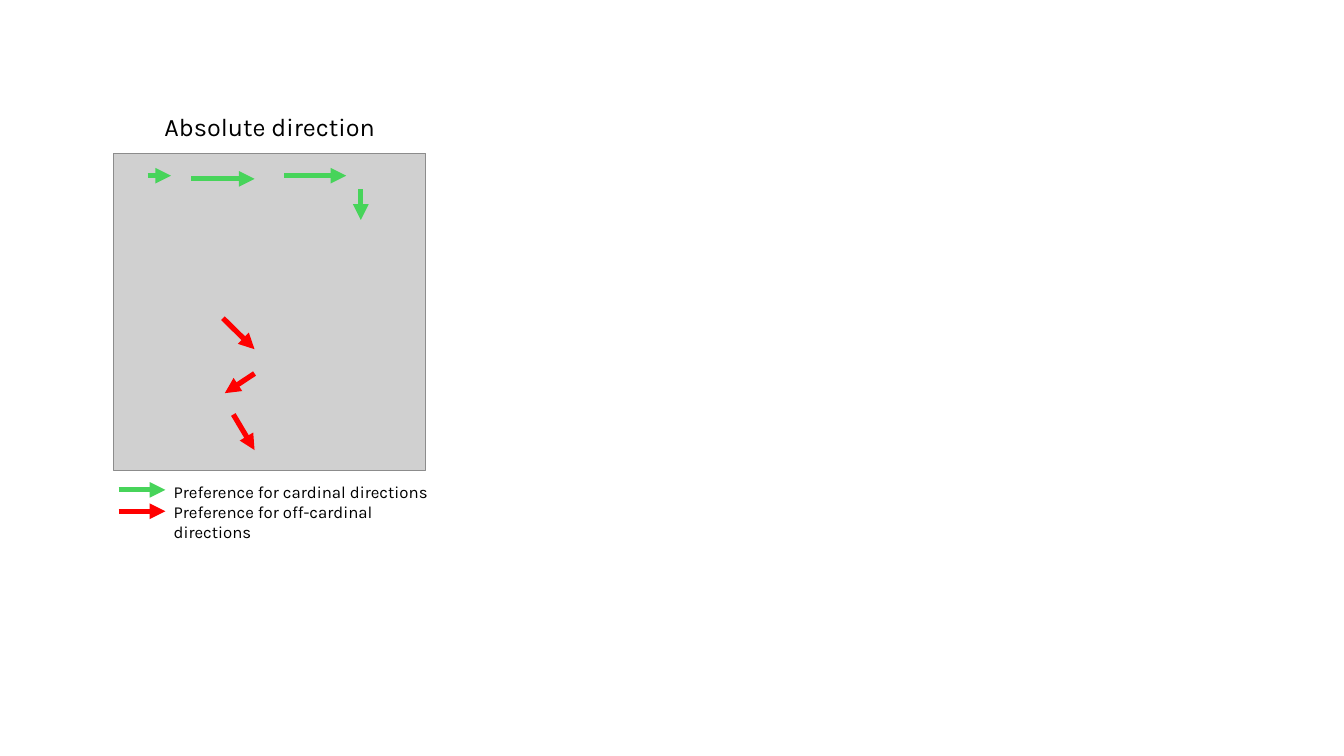
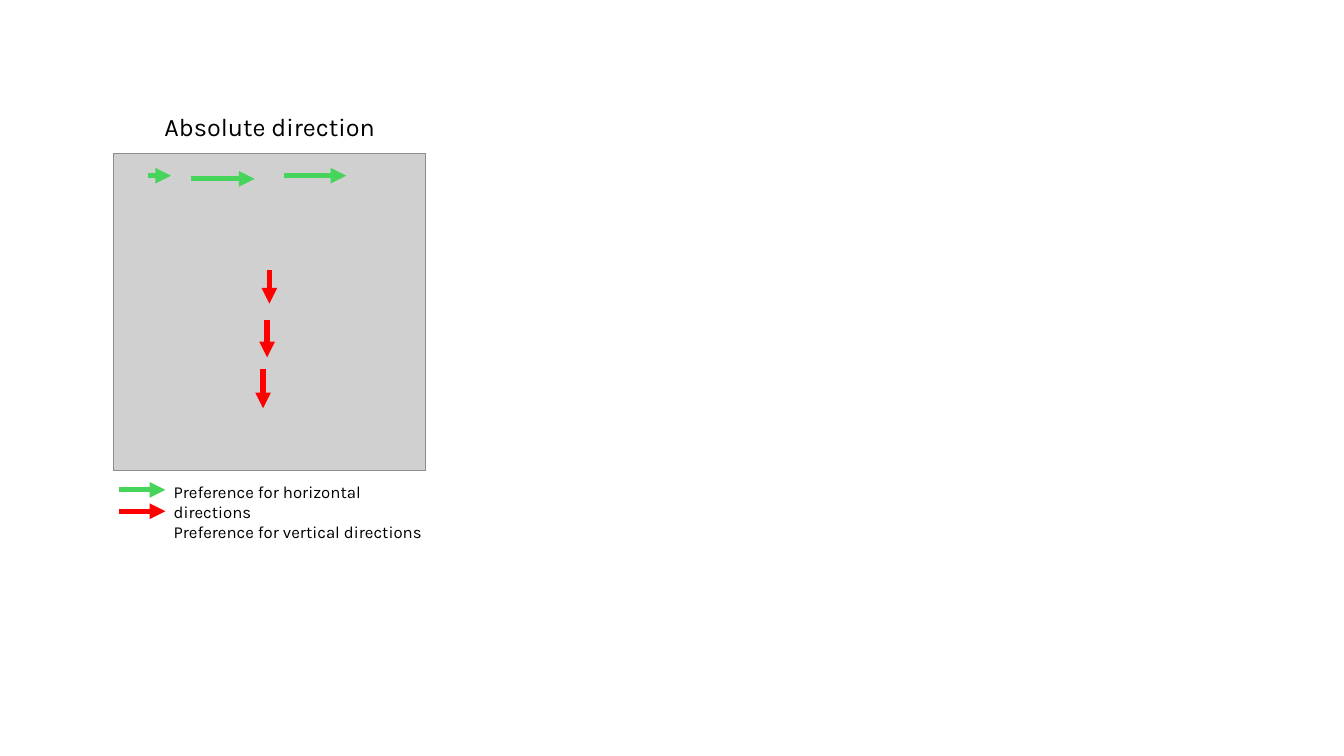
Before and after one commit to Riadsala/FoMo, a slide deck: slide 2 of figures_for_paper/selections_figure.pptx. Drawn at 1344x756 pixels with LibreOffice and Linux fonts; fonts in the diff are those of the drawing; grey boxes stand for pictures. Boxes give left, top, right and bottom in pixels: in the first picture for what was removed or moved away, otherwise in the second. Text is boxed around its words. In the diff, an @@ line names an element or a change of style, - is before the commit and + after.

Commit message:
simplifying the figure a little

```diff
--- a/figures_for_paper/selections_figure.pptx
+++ b/figures_for_paper/selections_figure.pptx
@@ arrow removed from (361, 190) to (361, 220) @@
@@ arrow moved from (223, 319) - (255, 349) to (269, 270) - (269, 303) @@
@@ arrow moved from (255, 374) - (225, 393) to (267, 320) - (267, 358) @@
@@ arrow moved from (233, 414) - (255, 450) to (263, 369) - (263, 408) @@
@@ text at (174, 486, 422, 539): text changed @@
-Preference for cardinal directions
-Preference for off-cardinal directions
+Preference for horizontal directions
+Preference for vertical directions
```
